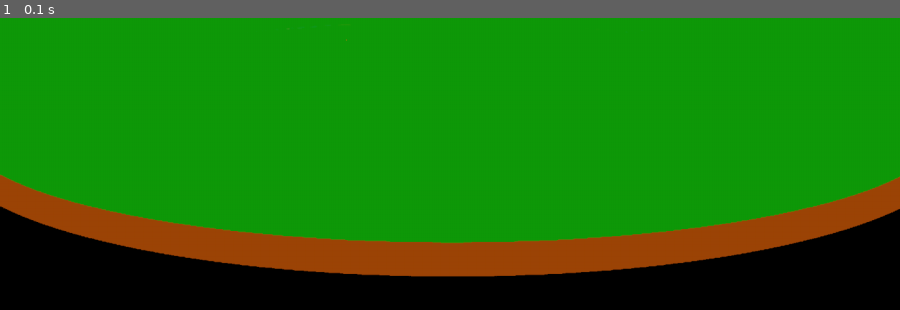
Above: before the commit, frame 1.
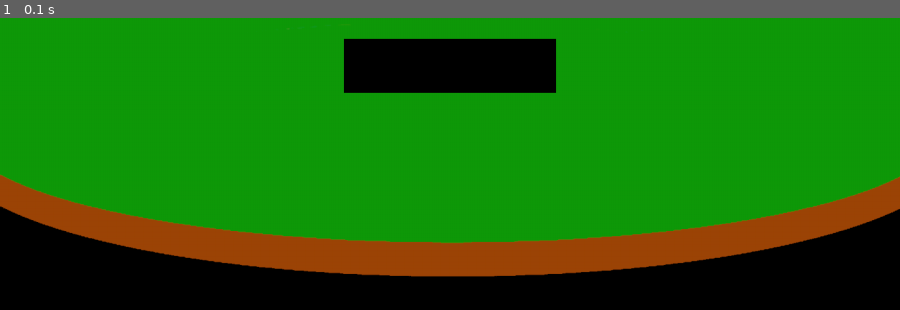
Above: after the commit, the same moment.

Repository: CDonners/None-Exam-Assessment-2026-AQA
Game: pygame game, started from bankrollBust/main.py
Two runs of this game, one before a commit and one after it. Both use one fixed random seed, a clock stepped at 60 frames per second and the inputs below.
Inputs:
- Up to frame 1 (0.1 s): no input

The runs differ from the first frame. In frame 1, 4.4% of the frame differs, in the area x 38-62%, y 7-26%.

Commit message:
More Buttons

Diff:
--- a/bankrollBust/main.py
+++ b/bankrollBust/main.py
@@ -13,9 +13,10 @@
 bg = pygame.transform.scale(BGIMAGE, INITIALSIZE) # Set the size of the background image to the size of the screen
 
 # Button Setup
-button1 = button(screen, (700,420), "button")
-button2 = button(screen,(700,520), "button")
-button3 = button(screen, (700,620), "button")
+buttons = [button(screen, (700,420), "button"), button(screen,(700,520), "button"), button(screen, (700,620), "button")]
+button1 = buttons[0]
+button2 = buttons[1]
+button3 = buttons[2]
 
 # Main Game Loop
 gameRunning = True
@@ -24,6 +25,12 @@
         if event.type == pygame.QUIT: # If the user presses the X button, quit game
             gameRunning = False
     screen.blit(bg, (0,0)) # Set the screen as my background
+    button1.draw()
+    mousePos = pygame.mouse.get_pos()
+    if button1.checkHover(mousePos):
+        pygame.display.set_caption("YUHHH")
+    else:
+        pygame.display.set_caption("NAHHHH")
     pygame.display.flip() # Update the screen
 
 pygame.quit # Exit out of Pygame
--- a/bankrollBust/pygameUtils/buttonUtils.py
+++ b/bankrollBust/pygameUtils/buttonUtils.py
@@ -13,3 +13,6 @@
 
     def draw(self):
         self.surface.blit(self.image, self.rect)
+
+    def checkHover(self, mousePos):
+        return self.rect.collidepoint(mousePos)
